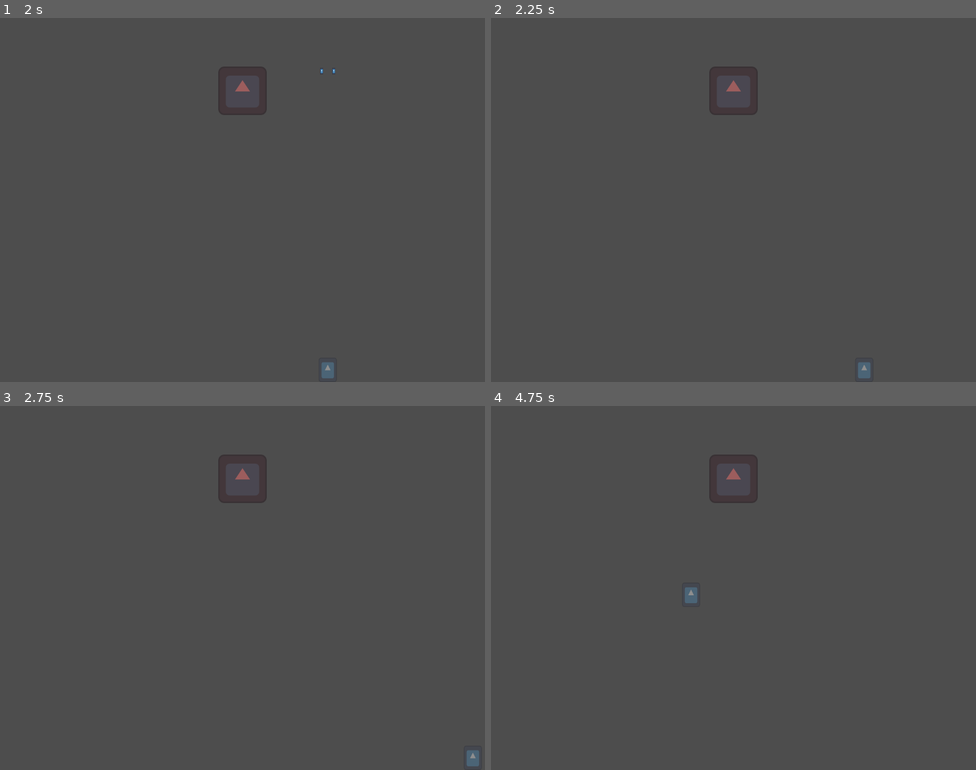
Above: before the commit, frames 1-4 (two rows, left to right).
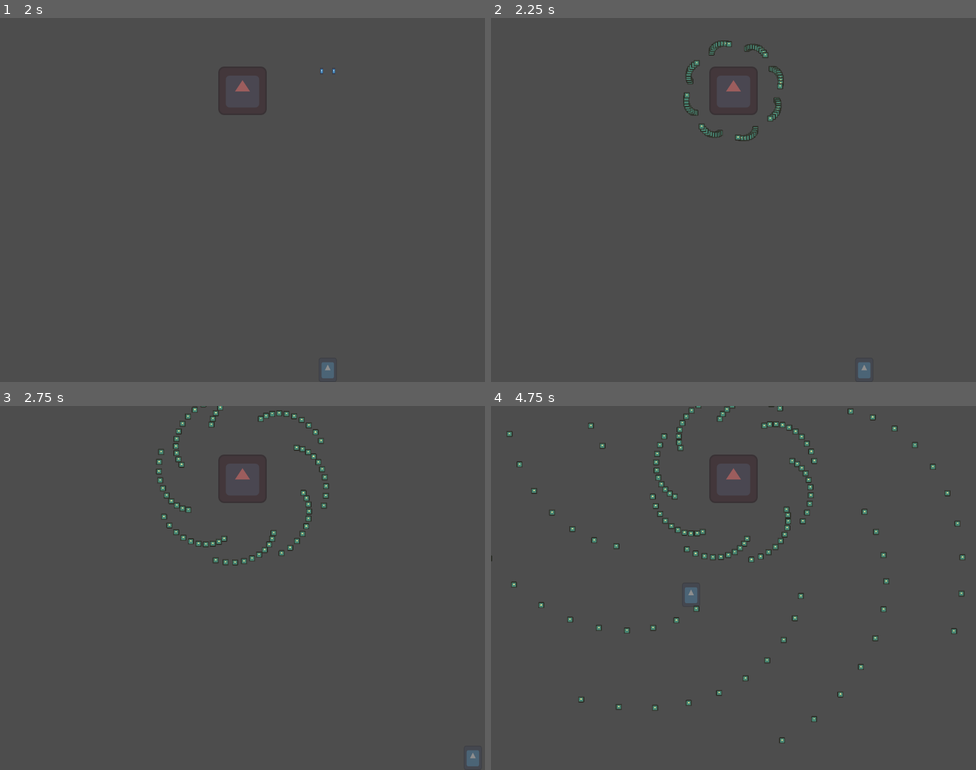
Above: after the commit, the same moments.

Repository: Utsuhoagie/Touhou-Fan-Game-Jam-13
Game: Godot game, scene res://stages/stage_3.tscn
Two runs of this game, one before a commit and one after it. Both use one fixed random seed, a clock stepped at 60 frames per second and the inputs below. This scene is started directly instead of the project's main scene. The engine's default icon, where the game draws it, is replaced by a stand-in: a white triangle on a blue panel in a dark square.
Inputs:
- Up to frame 1 (2 s): tap Enter at 0.5 s; hold D (player_right) 0.53-1.28 s; hold Shift (player_focus) 0.53-1.28 s; hold Down (player_down) from 1.28 s (still down); tap Z (player_shoot) at 1.35 s
- Up to frame 2 (2.25 s): tap Space at 2 s; release Down (player_down) at 2.03 s; hold D (player_right) from 2.03 s (still down); tap X (player_swing) at 2.1 s
- Up to frame 3 (2.75 s): keep holding D (player_right)
- Up to frame 4 (4.75 s): release D (player_right) at 2.78 s; hold Up (player_up) 2.78-3.53 s; tap Shift (player_focus) at 2.85 s; hold Z (player_shoot) 3.53-4.28 s; hold A (player_left) from 3.53 s (still down); tap X (player_swing) at 4.35 s

Frame 1 is identical in both runs. In frame 2, 0.7% of the frame differs, in the area x 39-61%, y 6-34%; in frame 3, 1.2%; in frame 4, 2.1%, in the area x 0-98%, y 0-93%.

Commit message:
Stage 3: Komachi spell 1 (basic)

Diff:
--- a/entities/stage3/komachi.gd
+++ b/entities/stage3/komachi.gd
@@ -3,15 +3,20 @@
 
 const SPEED := 1200
 
+var can_take_damage: bool = true
 const MAX_HP := 1000
 const HP_THRESHOLD_SPELL_2 := MAX_HP * 0.7
 const HP_THRESHOLD_SPELL_3 := MAX_HP * 0.4
 @export var current_HP := MAX_HP
 var current_spell := 1
 
-var can_take_damage: bool = true
+@onready var sprite: AnimatedSprite2D = $Sprite
 
-@onready var sprite: AnimatedSprite2D = $Sprite
+# Spells
+const SPELL_1_ROTATION_DEGREES := 1.0
+@onready var spell_1_timer: Timer = $"Spell1 Timer"
+var spell_1_shot_coin_preload := preload("res://entities/stage3/komachi_shot_coin.tscn")
+
 
 
 func take_damage(damage: int) -> void:
@@ -31,3 +36,29 @@
 		current_spell = -1
 		can_take_damage = false
 		print("die")
+
+
+func _process(delta: float) -> void:
+	handle_spell(delta)
+
+
+func handle_spell(delta: float) -> void:
+	match current_spell:
+		1:
+			# Spell 1
+			# Circular, overlaid waves.
+			# Each wave has velocities increasing from one end to the other.
+			var spell_1_guns: Node2D = $"Spell1 Guns"
+
+			spell_1_guns.global_rotation += SPELL_1_ROTATION_DEGREES
+
+			if spell_1_timer.is_stopped():
+				spell_1_timer.start()
+
+				for gun in spell_1_guns.get_children():
+					# Shoot 10 coins per wave, start wave from downwards, based on Gun rotation
+					for i in range(10):
+						var coin := spell_1_shot_coin_preload.instantiate() as KomachiShotCoin
+						coin.init(0.4 + 0.07 * i, 0.0 + i * 8 + rad_to_deg(gun.global_rotation))
+						coin.global_position = gun.global_position
+						get_tree().current_scene.add_child(coin)
--- a/entities/stage3/komachi.tscn
+++ b/entities/stage3/komachi.tscn
@@ -28,3 +28,41 @@
 [node name="Sprite" type="AnimatedSprite2D" parent="."]
 modulate = Color(1, 0.45098, 0.45098, 0.443137)
 sprite_frames = SubResource("SpriteFrames_24vcj")
+
+[node name="Spell1 Guns" type="Node2D" parent="."]
+
+[node name="Gun1" type="Node2D" parent="Spell1 Guns"]
+position = Vector2(96, 0)
+rotation = -1.5708
+
+[node name="Gun2" type="Node2D" parent="Spell1 Guns"]
+position = Vector2(72, 64)
+rotation = -0.785398
+
+[node name="Gun3" type="Node2D" parent="Spell1 Guns"]
+position = Vector2(0, 96)
+
+[node name="Gun4" type="Node2D" parent="Spell1 Guns"]
+position = Vector2(-72, 64)
+rotation = 0.785398
+
+[node name="Gun5" type="Node2D" parent="Spell1 Guns"]
+position = Vector2(-96, 0)
+rotation = 1.5708
+
+[node name="Gun6" type="Node2D" parent="Spell1 Guns"]
+position = Vector2(-72, -64)
+rotation = 2.35619
+
+[node name="Gun7" type="Node2D" parent="Spell1 Guns"]
+position = Vector2(0, -96)
+rotation = 3.14159
+
+[node name="Gun8" type="Node2D" parent="Spell1 Guns"]
+position = Vector2(72, -64)
+rotation = -2.35619
+
+[node name="Spell1 Timer" type="Timer" parent="."]
+wait_time = 2.0
+one_shot = true
+autostart = true
--- /dev/null
+++ b/entities/stage3/komachi_shot_coin.gd
@@ -0,0 +1,22 @@
+extends Area2D
+class_name KomachiShotCoin
+
+const BASE_SPEED := 240.0
+var speed_multiplier: float = 1.0
+var angle: float = 0.0
+
+
+func init(speed_multiplier: float, angle: float) -> void:
+	self.speed_multiplier = speed_multiplier
+	self.angle = angle
+
+
+func _process(delta: float) -> void:
+	var velocity: Vector2 = Vector2(0, BASE_SPEED * speed_multiplier)
+	velocity = velocity.rotated(deg_to_rad(angle))
+
+	position += velocity * delta
+
+
+func _on_visible_on_screen_notifier_2d_screen_exited() -> void:
+	queue_free()
--- /dev/null
+++ b/entities/stage3/komachi_shot_coin.tscn
@@ -0,0 +1,35 @@
+[gd_scene load_steps=5 format=3 uid="uid://dppnj65y6c4an"]
+
+[ext_resource type="Texture2D" uid="uid://bpg10gcp7mb6i" path="res://icon.svg" id="1_i2qmj"]
+[ext_resource type="Script" path="res://entities/stage3/komachi_shot_coin.gd" id="1_qdo6i"]
+
+[sub_resource type="CircleShape2D" id="CircleShape2D_4ryx0"]
+radius = 8.0
+
+[sub_resource type="SpriteFrames" id="SpriteFrames_rbulv"]
+animations = [{
+"frames": [{
+"duration": 1.0,
+"texture": ExtResource("1_i2qmj")
+}],
+"loop": true,
+"name": &"default",
+"speed": 5.0
+}]
+
+[node name="Komachi Shot Coin" type="Area2D"]
+collision_layer = 128
+collision_mask = 2
+script = ExtResource("1_qdo6i")
+
+[node name="Collision" type="CollisionShape2D" parent="."]
+shape = SubResource("CircleShape2D_4ryx0")
+
+[node name="Sprite" type="AnimatedSprite2D" parent="."]
+modulate = Color(1, 0.952941, 0.6, 1)
+scale = Vector2(0.125, 0.125)
+sprite_frames = SubResource("SpriteFrames_rbulv")
+
+[node name="VisibleOnScreenNotifier2D" type="VisibleOnScreenNotifier2D" parent="."]
+
+[connection signal="screen_exited" from="VisibleOnScreenNotifier2D" to="." method="_on_visible_on_screen_notifier_2d_screen_exited"]
--- a/entities/stage3/player_3_shot.gd
+++ b/entities/stage3/player_3_shot.gd
@@ -12,8 +12,6 @@
 	queue_free()
 
 
-
-
 func _on_body_entered(body: Node2D) -> void:
 	if body is Komachi:
 		var komachi: Komachi = body as Komachi
--- a/project.godot
+++ b/project.godot
@@ -71,4 +71,5 @@
 2d_physics/layer_4="Blocks"
 2d_physics/layer_5="Bullets"
 2d_physics/layer_6="Player3Shot"
-2d_physics/layer_7="Enemy"
+2d_physics/layer_7="Komachi"
+2d_physics/layer_8="KomachiShot"
